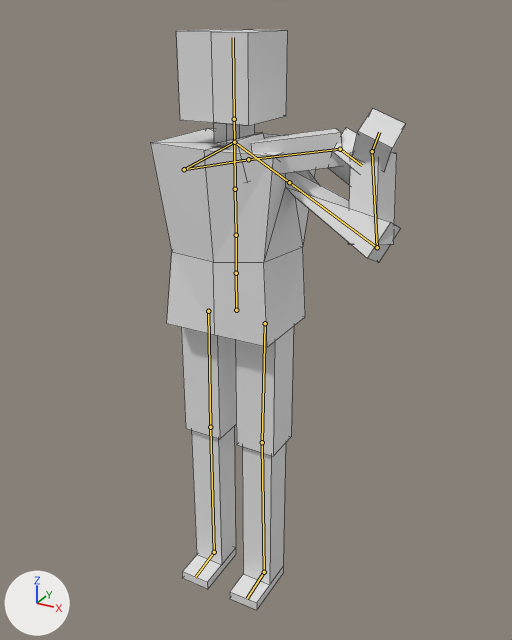
The Blender file Assets/Resources/Models/blender/player_new_bones.blend, before and after one commit.
Camera for both pictures: a camera (50 mm lens) standing at (1.13, -1.91, 2.02) and looking at (0.14, -0.12, 1.13). Every picture has the same lights, and +X, +Y and +Z are marked at lower left. Both versions are drawn at frame 20 of the action 'Swing'; the numbers are the values there. The bones that bend it are drawn over the model as lines. Mesh edges are drawn as thin lines.
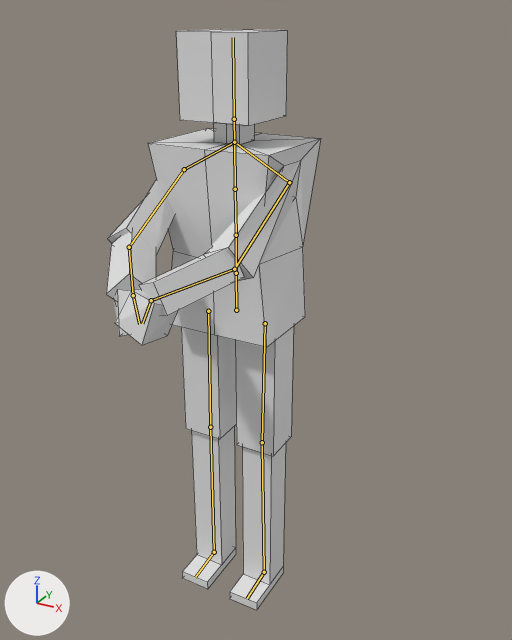
Location of each change, [x1, y1, x2, y2] in pixels of the pictures (512 x 640 px):
'Cube', posed (16% narrower): before [150, 29, 405, 610]; after [106, 29, 320, 610]
bone 'Hand.L', root to tip: before (372, 151) to (379, 132); after (151, 300) to (142, 323)
bone 'Hand.R', root to tip: before (340, 149) to (362, 165); after (133, 295) to (139, 324)

The edits, one by one:
Bone 'Hand.L' (bone_hand_l) turns from (-91, -52, 47) to (-83, -48, 16) degrees about its own x, y and z.
Bone 'Hand.R' (bone_hand_r) turns from (-44, 56, 5) to (-55, 56, 7) degrees about its own x, y and z.
Bone 'UpperArm.IK.L' (bone_upperarm_ik_l) moves from (0.677, -0.698, 0.422) to (0.927, -0.881, -0.442).
Bone 'UpperArm.IK.R' (bone_upperarm_ik_r) moves from (-0.173, -2.334, 0.098) to (-0.665, -0.867, -0.189).
Bone 'Hand.IK.L' (bone_hand_ik_l) moves from (-0.285, -0.685, -0.022) to (0.393, -1.377, 0.975).
Bone 'Hand.IK.R' (bone_hand_ik_r) moves from (0.176, -2.126, -0.072) to (-0.416, -1.394, 0.92).
